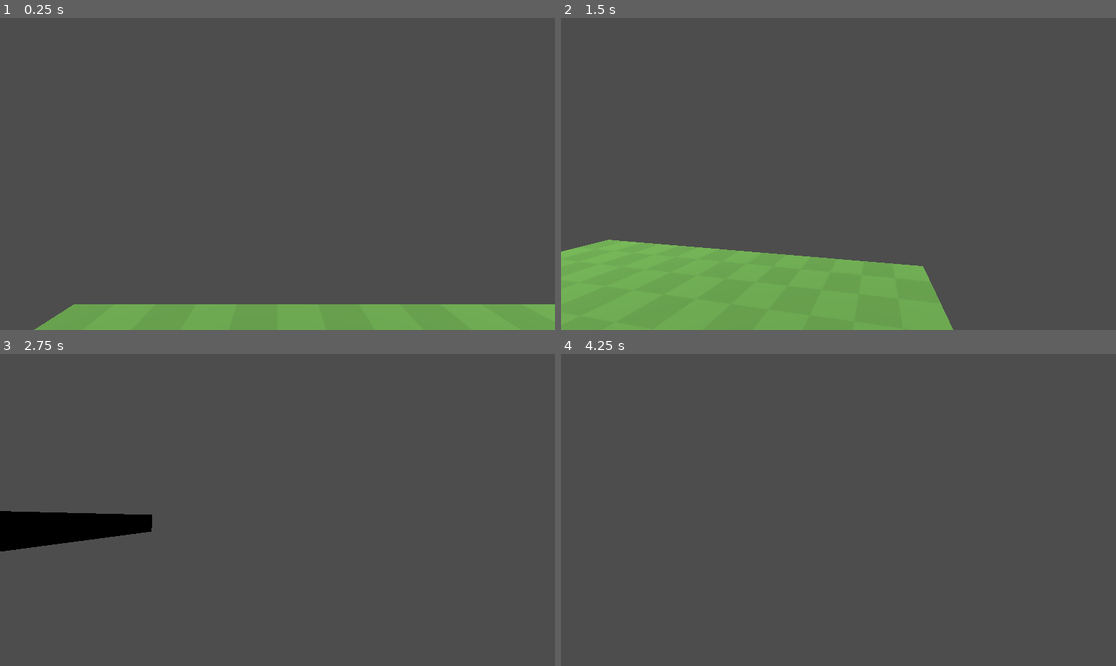
Above: before the commit, frames 1-4 (two rows, left to right).
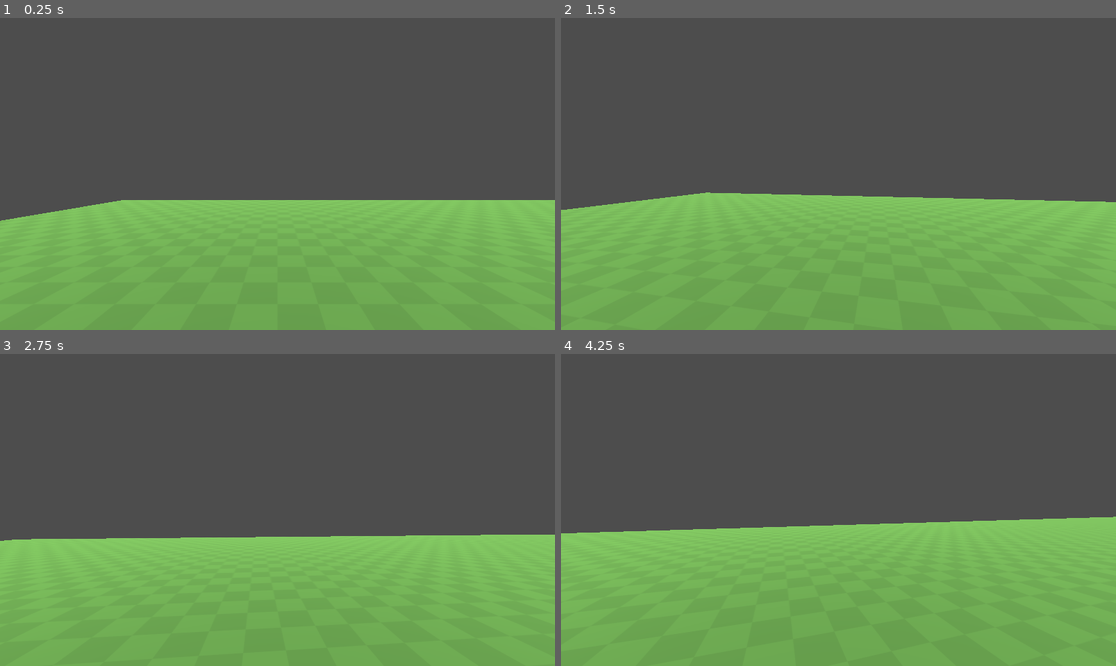
Above: after the commit, the same moments.

Repository: Fs9822d/Game-gaunlet-project
Game: Godot game, scene res://Scenes/Main.tscn
Same seed, same stepped clock (60 frames per second), same inputs: the game is played once before the commit and once after it. Before the commit the project has no main scene; this scene is started directly in both runs.
Inputs (mouse positions are in pixels of both pictures, inside the frame that each line leads up to):
- Up to frame 1 (0.25 s): no input
- Up to frame 2 (1.5 s): tap Enter (ui_accept) at 0.5, 0.77 s; move the mouse to (866, 174) at 0.52 s; hold D (Right) 0.53-1.28 s; tap W (Front) at 0.6, 1.35 s; move the mouse to (810, 174) at 1.27 s; hold S (Back) from 1.28 s (still down)
- Up to frame 3 (2.75 s): tap Enter (ui_accept) at 1.52 s; move the mouse to (288, 503) at 2.02 s; release S (Back) at 2.03 s; hold D (Right) from 2.03 s (still down); tap W (Front) at 2.1 s
- Up to frame 4 (4.25 s): move the mouse to (832, 516) at 2.77 s; tap W (Front) at 2.85, 3.6 s; tap Enter (ui_accept) at 3.02, 3.77 s; move the mouse to (877, 513) at 3.52 s; release D (Right) at 3.53 s; hold A (Left) from 3.53 s (still down)

The runs differ from the first frame. In frame 1, 33% of the frame differs, in the area x 0-100%, y 58-100%; in frame 2, 25%; in frame 3, 44%; in frame 4, 45%, in the area x 0-100%, y 52-100%.

Commit message:
Player Head Bob
Makes Player's camera move Up and Down as they move, gives a good game feel

Diff:
--- a/Scenes/Main.tscn
+++ b/Scenes/Main.tscn
@@ -11,9 +11,9 @@
 [node name="Main" type="Node3D" unique_id=746750736]
 
 [node name="CSGBox3D" type="CSGBox3D" parent="." unique_id=368623049]
-transform = Transform3D(1, 0, 0, 0, 1, 0, 0, 0, 1, 0, -0.25, 0)
+transform = Transform3D(1, 0, 0, 0, 1, 0, 0, 0, 1, 20, -0.25, 5.5)
 use_collision = true
-size = Vector3(7, 0.5, 7)
+size = Vector3(61, 0.5, 38)
 material = SubResource("StandardMaterial3D_idj7w")
 
 [node name="Player" parent="." unique_id=916482408 instance=ExtResource("2_idj7w")]
--- a/Scenes/player.tscn
+++ b/Scenes/player.tscn
@@ -8,8 +8,8 @@
 script = ExtResource("1_v0iea")
 camera = NodePath("Camera3D")
 sensitivity = 0.2
-bob_height = 0.25
-bob_speed = 1.0
+bob_height = 0.07
+bob_speed = 2.0
 
 [node name="CollisionShape3D" type="CollisionShape3D" parent="." unique_id=2101809569]
 transform = Transform3D(1, 0, 0, 0, 1, 0, 0, 0, 1, 0, 1, 0)
--- a/Scripts/player.gd
+++ b/Scripts/player.gd
@@ -3,6 +3,8 @@
 @export_group("Camera settings")
 @export var camera: Camera3D
 @export var sensitivity: float = 0.002
+@export var bob_height: float = 0.05
+@export var bob_speed: float = 5.0
 
 @export_group("Movement settings")
 @export var move_speed: float = 5.0
@@ -16,9 +18,14 @@
 }
 
 var current_state: State = State.Idle
+var default_camera_y: float = 1.6
+var bob_tween: Tween
+var is_bobbing: bool = false
 
 func _ready() -> void:
 	Input.mouse_mode = Input.MOUSE_MODE_CAPTURED
+	if camera:
+		default_camera_y = camera.position.y
 
 func _input(event: InputEvent) -> void:
 	if event is InputEventMouseMotion:
@@ -67,9 +74,43 @@
 	if current_state != prev_state:
 		print("Player state: ", State.keys()[current_state])
 
+	camera_bob()
+
 func camera_move(relative: Vector2) -> void:
 	if camera:
 		var delta := get_process_delta_time()
 		rotate_y(-relative.x * sensitivity * delta)
 		camera.rotate_x(-relative.y * sensitivity * delta)
 		camera.rotation.x = clamp(camera.rotation.x, deg_to_rad(-80), deg_to_rad(80))
+
+func camera_bob() -> void:
+	if not camera:
+		return
+
+	if current_state == State.Moving:
+		if not is_bobbing:
+			is_bobbing = true
+			if bob_tween and bob_tween.is_valid():
+				bob_tween.kill()
+
+			var duration := 0.25 / bob_speed
+
+			bob_tween = create_tween().set_loops()
+			# Bob up
+			bob_tween.tween_property(camera, "position:y", default_camera_y + bob_height, duration).set_trans(Tween.TRANS_SINE).set_ease(Tween.EASE_IN_OUT)
+			# Bob down
+			bob_tween.tween_property(camera, "position:y", default_camera_y - bob_height, duration * 2).set_trans(Tween.TRANS_SINE).set_ease(Tween.EASE_IN_OUT)
+			# Return to default
+			bob_tween.tween_property(camera, "position:y", default_camera_y, duration).set_trans(Tween.TRANS_SINE).set_ease(Tween.EASE_IN_OUT)
+	else:
+		if is_bobbing:
+			is_bobbing = false
+			if bob_tween and bob_tween.is_valid():
+				bob_tween.kill()
+
+			# Smoothly transition camera back to default height
+			bob_tween = create_tween()
+			bob_tween.tween_property(camera, "position:y", default_camera_y, 0.2).set_trans(Tween.TRANS_SINE).set_ease(Tween.EASE_OUT)
+
+func cameraBob() -> void:
+	camera_bob()
--- a/project.godot
+++ b/project.godot
@@ -11,6 +11,7 @@
 [application]
 
 config/name="Game Gaunlet Project"
+run/main_scene="uid://bce7gx01flrg"
 config/features=PackedStringArray("4.6", "Mobile")
 config/icon="res://icon.svg"
 
